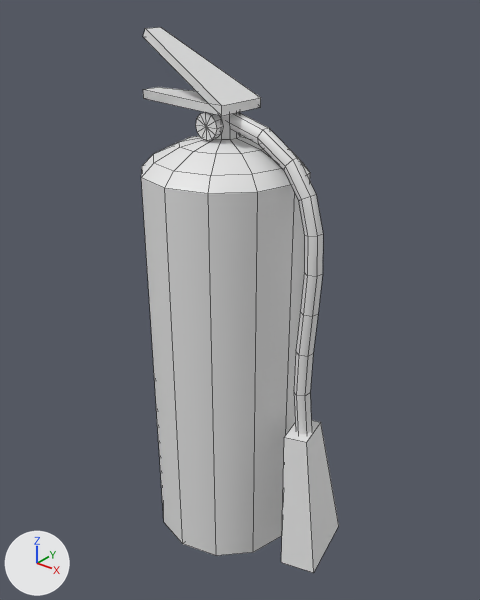
Two versions of the FBX model Assets/Art/Assets/Extintor.fbx, one commit apart.
Before and after are seen from a 50 mm camera at (-3.4, 4.11, 2.13) aimed at (-5.25, 6.43, 0.7). Arrows for +X, +Y and +Z are at lower left; the lights stay in place. Mesh edges are drawn as thin lines.

The scene before the commit, as lines of its bpy script (objects in view):
```python
me_cylinder_001 = bpy.data.meshes.new('Cylinder.001')
me_cylinder_001.from_pydata(...)  # 182 vertices, 192 faces; spans x -0.45..0.73, y -0.39..0.39, z -1.0..1.6
ob_extintor = bpy.data.objects.new('Extintor', me_cylinder_001)
ob_extintor.location = (-5.34, 6.425, 0.329)
```
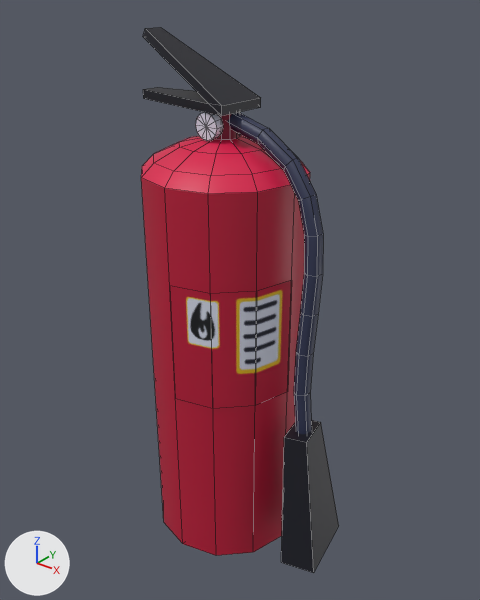
Pixel boxes [x1, y1, x2, y2] of what changed, in the pictures (480 x 600 px):
part 1 of me_cylinder_001, added
    after: [170, 280, 292, 409]
part 2 of me_cylinder_001, recoloured (grey to red)
    both: [141, 27, 339, 573]

What changed in the scene script:
```text
Add img_gamecolors_png:
    img_gamecolors_png = load_image('GameColors.png', 'GameColors.png', 512, 512, 'sRGB')
Add mat_material:
    mat_material = principled_material('Material')
    mat_material.texture = img_gamecolors_png  # with its transparency
Change me_cylinder_001:
    used by ob_extintor; location = (-5.34, 6.425, 0.329)
    verts and faces of me_cylinder_001; kept vertices keep their numbers, new ones are numbered from 182
    remove me_cylinder_001.from_pydata(...)  # 182 vertices, 192 faces; spans x -0.45..0.73, y -0.39..0.39, z -1.0..1.6
    add me_cylinder_001.from_pydata(...)  # 190 vertices, 195 faces; spans x -0.45..0.73, y -0.39..0.39, z -1.0..1.6
    me_cylinder_001 part 1
    add verts[182] = (0.39, 0.0, -0.04)  # pixel (287, 391)
    add verts[183] = (0.34, -0.2, -0.04)  # pixel (255, 405)
    add verts[184] = (0.2, -0.34, -0.04)  # pixel (212, 408)
    add verts[185] = (0.0, -0.39, -0.04)  # pixel (175, 398)
    add for new, old in zip([*range(186, 190)], [*range(182, 186)]): verts[new] = verts[old] + (0.0, 0.0, 0.6)
    add faces += [(184, 188, 189, 185), (183, 187, 188, 184), (182, 186, 187, 183)]
    me_cylinder_001 part 2: 192 faces spanning x -0.45..0.73, y -0.39..0.39, z -1.0..1.6 switch from no material to mat_material (picture img_gamecolors_png)
```
